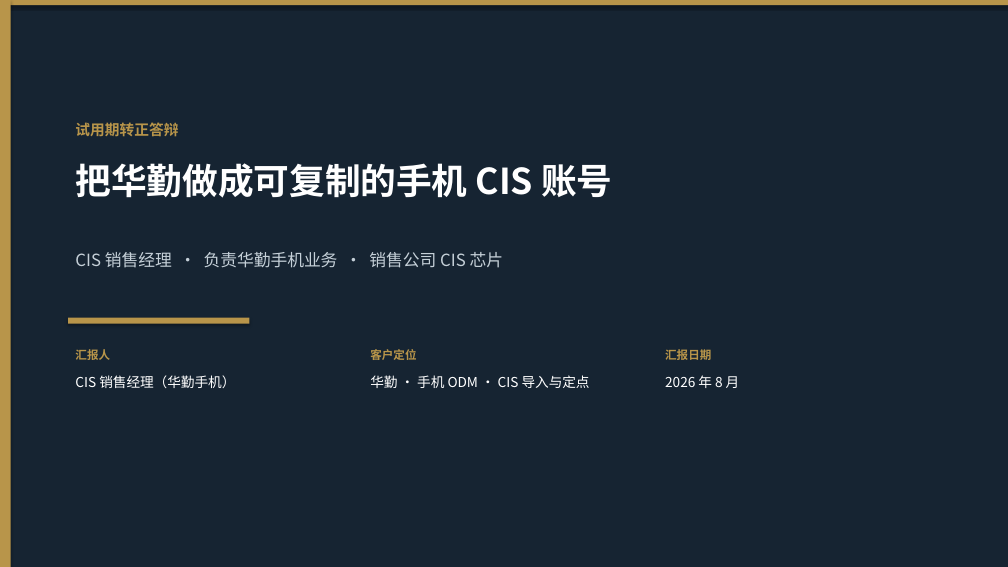
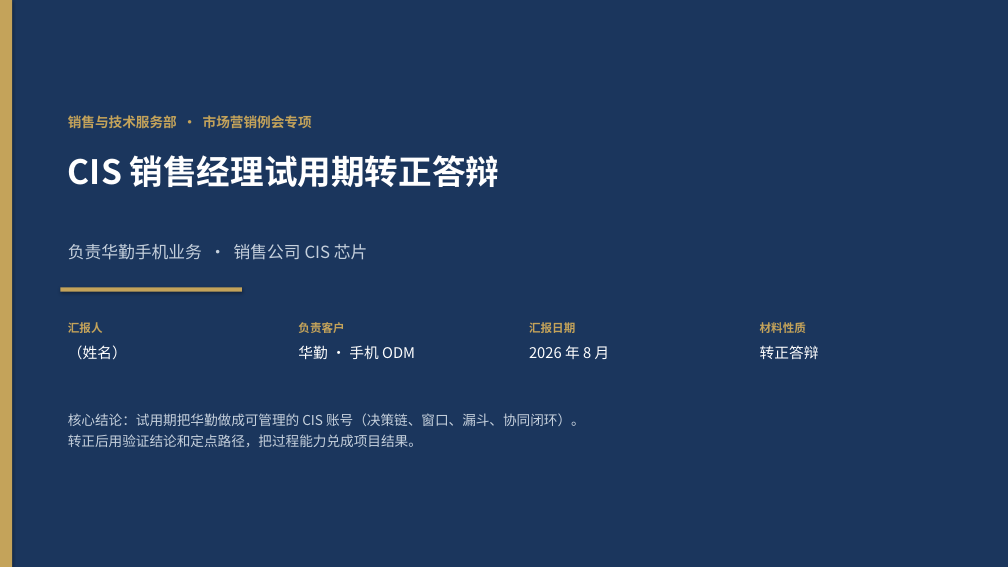
Before and after one commit to ChrisXiaoSu/git20260729, a slide deck: slide 1 of CIS销售经理-华勤手机业务-转正答辩.pptx. Drawn at 1008x567 pixels with LibreOffice and Linux fonts; fonts in the diff are those of the drawing. Boxes give left, top, right and bottom in pixels: in the first picture for what was removed or moved away, otherwise in the second. Text is boxed around its words. In the diff, an @@ line names an element or a change of style, - is before the commit and + after.

```diff
--- a/CIS销售经理-华勤手机业务-转正答辩.pptx
+++ b/CIS销售经理-华勤手机业务-转正答辩.pptx
@@ rectangle at [0, 0, 1008, 567]: fill #162432 to #1B365D @@
@@ rectangle at [0, 0, 12, 567]: fill #B8954A to #C4A35A @@
@@ rectangle removed at [0, 0, 1008, 5] @@
@@ text added at [68, 115, 312, 128], 13 pt, text #C4A35A, bold @@
+销售与技术服务部 · 市场营销例会专项
@@ text at [68, 155, 500, 187]: text changed; size 14 to 32 pt; text colour #B8954A to #FFFFFF @@
-试用期转正答辩
+CIS 销售经理试用期转正答辩
@@ text removed at [75, 163, 612, 198] @@
-把华勤做成可复制的手机 CIS 账号
@@ text at [68, 244, 368, 260]: text changed; text colour #C5D0D8 to #C5D0DC @@
-CIS 销售经理 · 负责华勤手机业务 · 销售公司 CIS 芯片
+负责华勤手机业务 · 销售公司 CIS 芯片
@@ rectangle added at [60, 287, 242, 292], fill #C4A35A @@
@@ text "汇报人": place and size @@
-text "汇报人" at [75, 349, 110, 360]
+text "汇报人" at [68, 322, 103, 333]
@@ text "汇报人" at [68, 322, 103, 333]: text colour #B8954A to #C4A35A; less space between paragraphs @@
@@ rounded rectangle removed at [68, 318, 250, 324] @@
@@ text at [298, 322, 344, 333]: text changed; text colour #B8954A to #C4A35A @@
-客户定位
+负责客户
@@ text "汇报日期" at [529, 322, 575, 333]: text colour #B8954A to #C4A35A; less space between paragraphs @@
@@ text "汇报日期": place and size @@
-text "汇报日期" at [665, 349, 711, 360]
+text "汇报日期" at [529, 322, 575, 333]
@@ text added at [760, 322, 806, 333], 11 pt, text #C4A35A, bold @@
+材料性质
@@ text added at [68, 345, 127, 360], 14 pt, text #FFFFFF @@
+（姓名）
@@ text at [298, 345, 415, 359]: text changed; size 13 to 14 pt @@
-华勤 · 手机 ODM · CIS 导入与定点
+华勤 · 手机 ODM
@@ text "2026 年 8 月": place and size @@
-text "2026 年 8 月" at [665, 375, 740, 388]
+text "2026 年 8 月" at [529, 345, 610, 359]
@@ text "2026 年 8 月" at [529, 345, 610, 359]: size 13 to 14 pt; less space between paragraphs @@
@@ text added at [760, 345, 819, 359], 14 pt, text #FFFFFF @@
+转正答辩
@@ text removed at [75, 375, 235, 388] @@
-CIS 销售经理（华勤手机）
@@ text added at [68, 413, 585, 447], 13 pt, text #C5D0DC @@
+核心结论：试用期把华勤做成可管理的 CIS 账号（决策链、窗口、漏斗、协同闭环）。
+转正后用验证结论和定点路径，把过程能力兑成项目结果。
```
Also in this commit, not shown: 13 other slides changed, 2 slides added, 2 slides removed, 3 other files.
